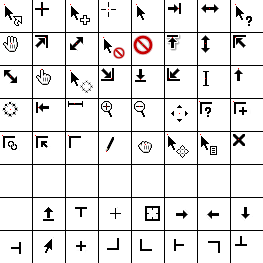
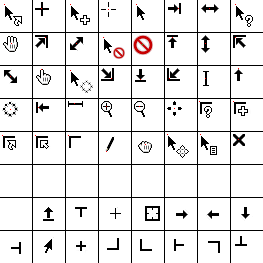
Layers edited between the first and the second 263x263 image:
painted on "Hotspots" over [174, 108, 180, 114]
painted on "Frame0" over [7, 15, 253, 151]
